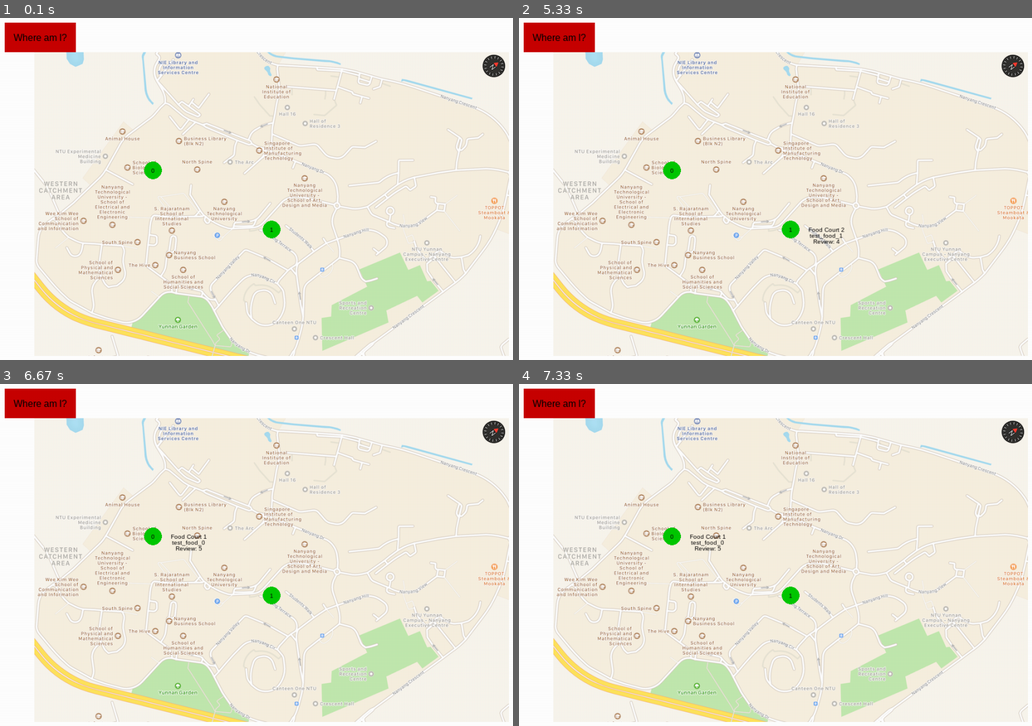
Above: before the commit, frames 1-4 (two rows, left to right).
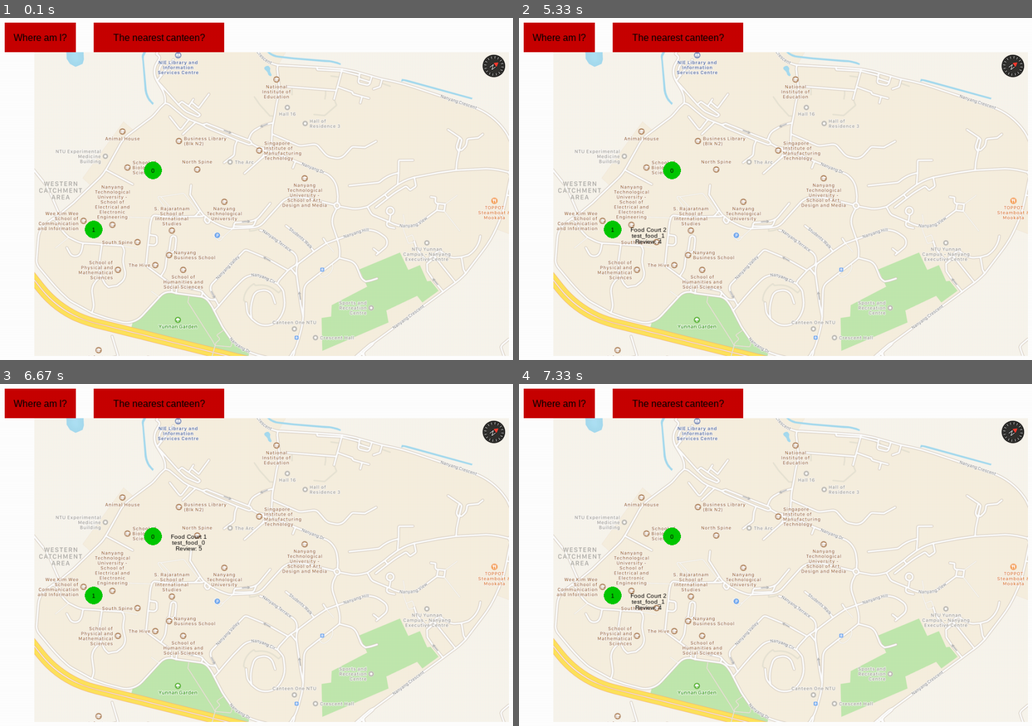
Above: after the commit, the same moments.

Repository: flint-xf-fan/CZ1003
Game: pygame game, started from app.py
Two runs of this game, one before a commit and one after it. Both use one fixed random seed, a clock stepped at 60 frames per second and the inputs below.
Inputs (mouse positions are in pixels of both pictures, inside the frame that each line leads up to):
- Up to frame 1 (0.1 s): no input
- Up to frame 2 (5.33 s): click "Where am I?" at 0.38 s; click (678, 38) at 0.72 s, where only the run after the commit has a clickable "The nearest canteen?"; click (611, 141) at 1.05 s; click (636, 48) at 1.38 s; click (811, 62) at 1.72 s; click "0" at 2.55 s; click (678, 38) at 3.88 s, where only the run after the commit has a clickable "The nearest canteen?"; click (924, 130) at 4.22 s; click "1" at 5.05 s
- Up to frame 3 (6.67 s): click (143, 537) at 5.88 s
- Up to frame 4 (7.33 s): click (606, 599) at 6.72 s

The runs differ from the first frame. In frame 1, 2.6% of the frame differs, in the area x 16-55%, y 1-65%; in frame 2, 2.9%; in frame 3, 2.6%; in frame 4, 2.9%, in the area x 16-55%, y 1-67%.

Commit message:
git demo

Diff:
--- a/app.py
+++ b/app.py
@@ -138,11 +138,18 @@
     map_x = 100 # maybe move up later
     map_y = 100
 
-    button_x = 50
-    button_y = 50
-    button_w = 120
-    button_h = 50
-    button_getUserPos = pygame.Rect(button_x, button_y, button_w, button_h)  # creates a rect object
+
+    button_getUserPos_x = 50
+    button_getUserPos_y = 50
+    button_getUserPos_w = 120
+    button_getUserPos_h = 50
+    button_getUserPos = pygame.Rect(button_getUserPos_x, button_getUserPos_y, button_getUserPos_w, button_getUserPos_h)  # creates a rect object
+
+    button_getNearestCanteen_x = 200
+    button_getNearestCanteen_y = 50
+    button_getNearestCanteen_w = 220
+    button_getNearestCanteen_h = 50
+    button_getNearesrCanteen = pygame.Rect(button_getNearestCanteen_x, button_getNearestCanteen_y, button_getNearestCanteen_w, button_getNearestCanteen_h)  # creates a rect object
 
     # Loop until the user clicks the close button.
     done = False
@@ -209,15 +216,21 @@
 
         ### get_user_pos button ###
         mouse = pygame.mouse.get_pos()
-        if button_x < mouse[0] < button_x+button_w and button_y < mouse[1] < button_y+button_h: # mouse hover the button
+        if button_getUserPos_x < mouse[0] < button_getUserPos_x+button_getUserPos_w and button_getUserPos_y < mouse[1] < button_getUserPos_y+button_getUserPos_h: # mouse hover the button
             pygame.draw.rect(screen, [255, 0, 0], button_getUserPos)
-            draw_text(screen, (button_x+(button_w//2), button_y+(button_h//2)), "Where am I?", int(button_h/2.5), color=BLACK)
+            draw_text(screen, (button_getUserPos_x+(button_getUserPos_w//2), button_getUserPos_y+(button_getUserPos_h//2)), "Where am I?", int(button_getUserPos_h/2.5), color=BLACK)
         else:
             pygame.draw.rect(screen, [200, 0, 0], button_getUserPos)  # button
-            draw_text(screen, (button_x+(button_w//2), button_y+(button_h//2)), "Where am I?", button_h//3, color=BLACK)
-
-
-
+            draw_text(screen, (button_getUserPos_x+(button_getUserPos_w//2), button_getUserPos_y+(button_getUserPos_h//2)), "Where am I?", button_getUserPos_h//3, color=BLACK)
+
+
+        ### get_nearest_canteen button ###
+        if button_getNearestCanteen_x < mouse[0] < button_getNearestCanteen_x+button_getNearestCanteen_w and button_getNearestCanteen_y < mouse[1] < button_getNearestCanteen_y+button_getNearestCanteen_h: # mouse hover the button
+            pygame.draw.rect(screen, [255, 0, 0], button_getNearesrCanteen)
+            draw_text(screen, (button_getNearestCanteen_x+(button_getNearestCanteen_w//2), button_getNearestCanteen_y+(button_getNearestCanteen_h//2)), "The nearest canteen?", int(button_getNearestCanteen_h/2.5), color=BLACK)
+        else:
+            pygame.draw.rect(screen, [200, 0, 0], button_getNearesrCanteen)  # button
+            draw_text(screen, (button_getNearestCanteen_x+(button_getNearestCanteen_w//2), button_getNearestCanteen_y+(button_getNearestCanteen_h//2)), "The nearest canteen?", button_getNearestCanteen_h//3, color=BLACK)
 
 
 
--- a/assets/canteens.csv
+++ b/assets/canteens.csv
@@ -1,3 +1,3 @@
 id,name,pos_x,pos_y,food_type,review
 0,Food Court 1,300,300,test_food_0,5
-1,Food Court 2,500,400,test_food_1,4
+1,Food Court 2,200,400,test_food_1,4
